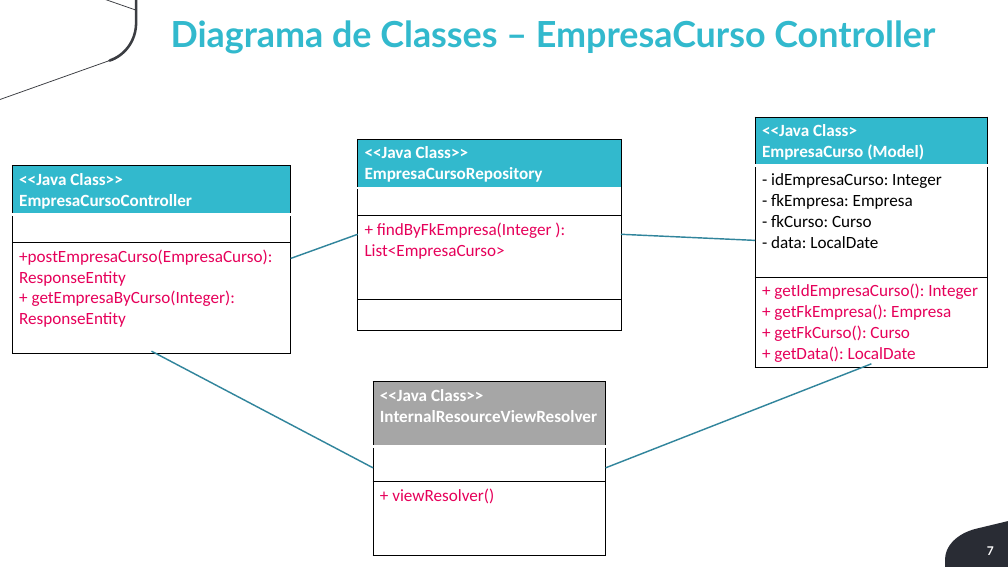
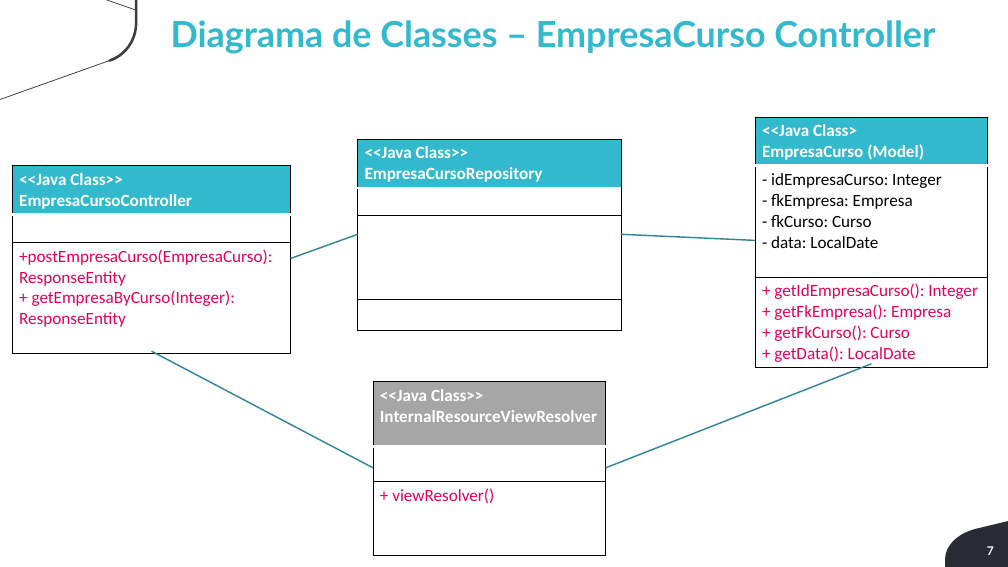
Before and after one commit to winicius-silva/viden-grupo-4-3adsb, a slide deck: slide 7 of Documentação/Engenharia de Sofware - Arq Componentes.pptx. Drawn at 1008x567 pixels with LibreOffice and Linux fonts; fonts in the diff are those of the drawing; background and template pictures are left out. Boxes give left, top, right and bottom in pixels: in the first picture for what was removed or moved away, otherwise in the second. Text is boxed around its words. In the diff, an @@ line names an element or a change of style, - is before the commit and + after.

```diff
--- a/Documentação/Engenharia de Sofware - Arq Componentes.pptx
+++ b/Documentação/Engenharia de Sofware - Arq Componentes.pptx
@@ table at [358, 139, 621, 329] @@
-row 3: + findByFkEmpresa(Integer ): / List<EmpresaCurso>
+row 4: 
```
Also in this commit, not shown: 3 other slides changed, 1 other file.
